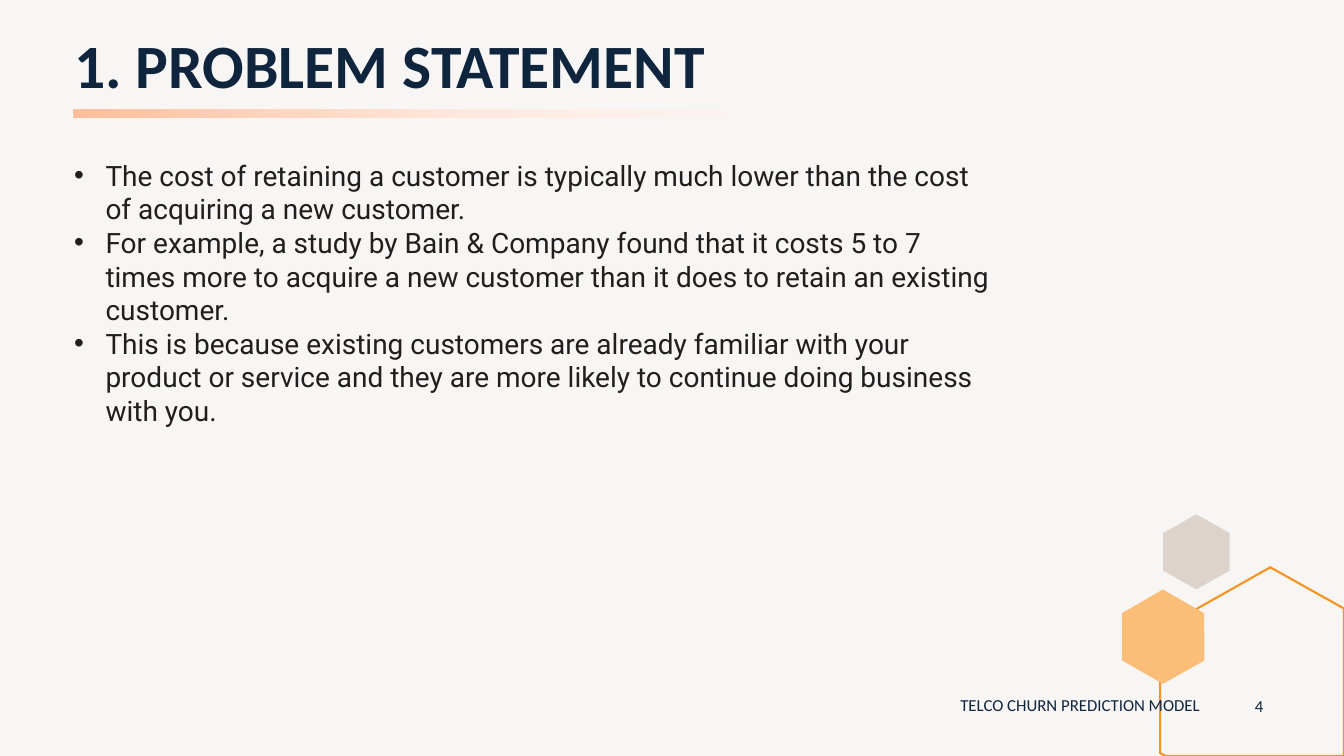
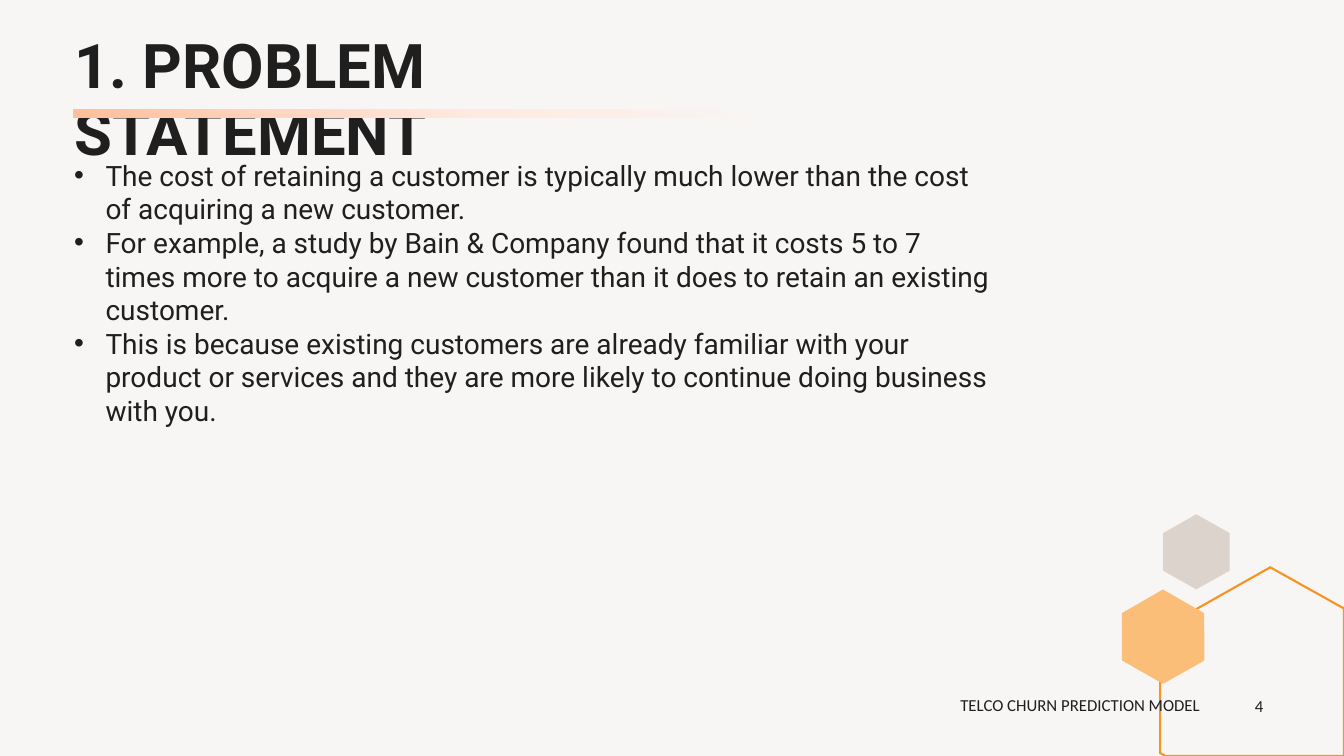
Before and after one commit to peerapat-t/telco_churn_prediction_model, a slide deck: slide 4 of Telco churn prediction model presentation.pptx. Drawn at 1344x756 pixels with LibreOffice and Linux fonts; fonts in the diff are those of the drawing. Boxes give left, top, right and bottom in pixels: in the first picture for what was removed or moved away, otherwise in the second. Text is boxed around its words. In the diff, an @@ line names an element or a change of style, - is before the commit and + after.

```diff
--- a/Telco churn prediction model presentation.pptx
+++ b/Telco churn prediction model presentation.pptx
@@ title "1. PROBLEM STATEMENT" at <box>74,43,426,170</box>: font Calibri to Roboto, text colour #0F253E to #1F1F1F @@
@@ text at <box>106,332,987,393</box>: text changed @@
-• This is because existing customers are already familiar with your product or service and they are more likely to continue doing business with you.
+• This is because existing customers are already familiar with your product or services and they are more likely to continue doing business with you.
@@ page number at <box>1255,701,1263,712</box>: text colour #0F253E to #1F1F1F @@
@@ text "TELCO CHURN PREDICTION MODEL" at <box>960,697,1200,715</box>: text colour #0F253E to #1F1F1F @@
```
Also in this commit, not shown: 21 other slides changed, 1 other file.
